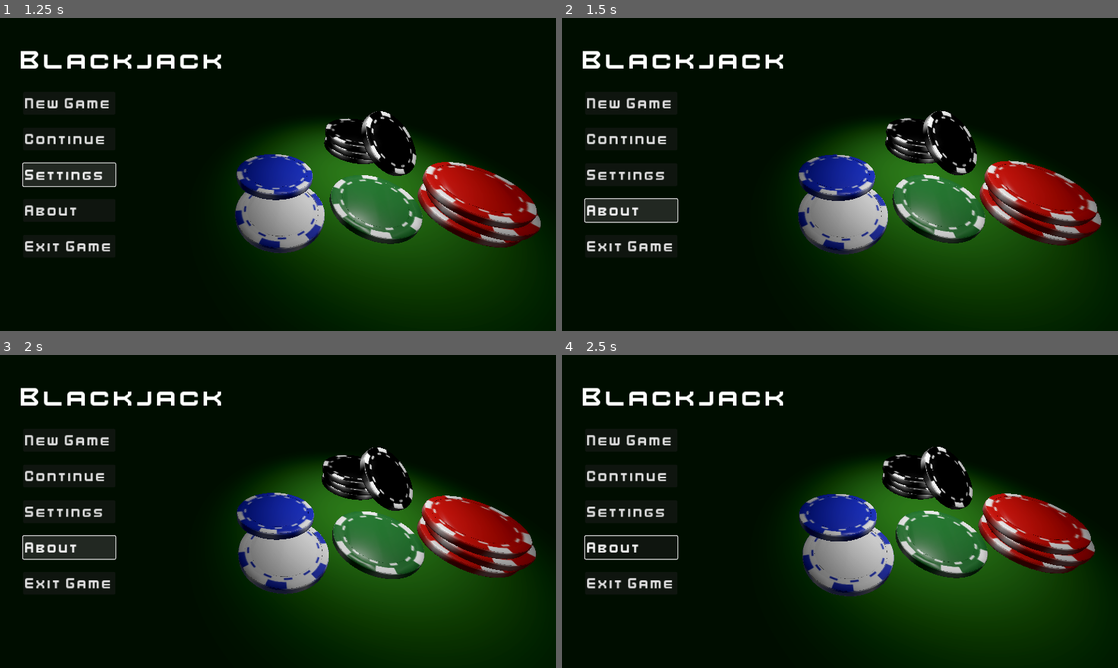
Above: before the commit, frames 1-4 (two rows, left to right).
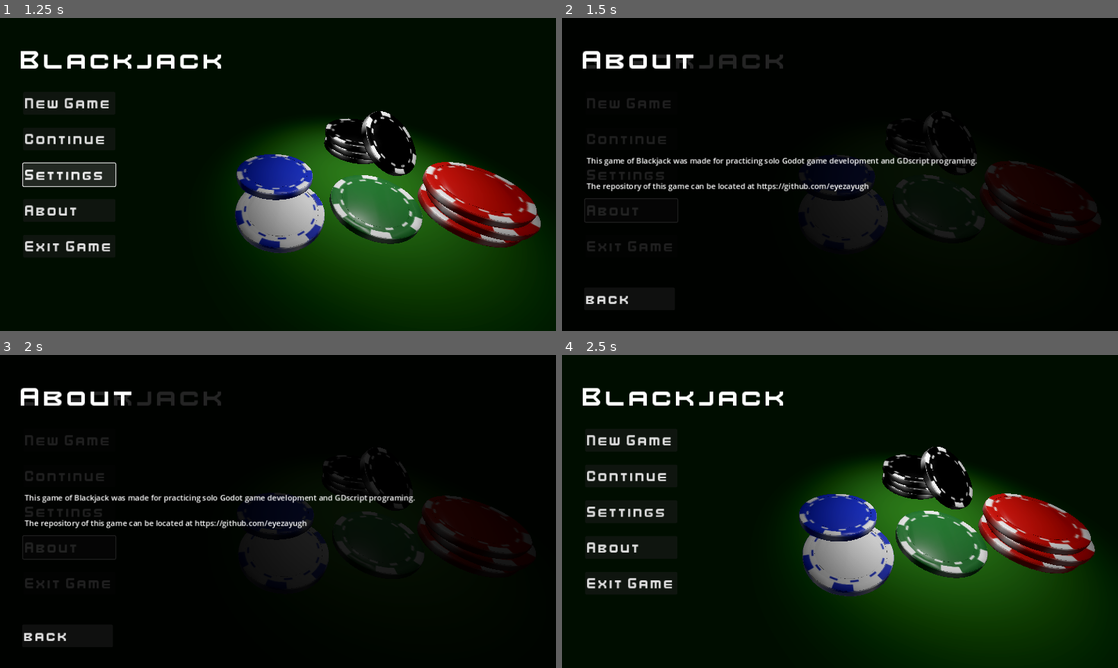
Above: after the commit, the same moments.

Repository: eyezayugh/blackjack_godot
Game: Godot game, scene res://Scene/menu/main_menu.tscn
Two runs of this game, one before a commit and one after it. Both use one fixed random seed, a clock stepped at 60 frames per second and the inputs below.
Inputs (mouse positions are in pixels of both pictures, inside the frame that each line leads up to):
- Up to frame 1 (1.25 s): click "Settings" at 0.5 s
- Up to frame 2 (1.5 s): click "About" at 1.25 s
- Up to frame 3 (2 s): no input
- Up to frame 4 (2.5 s): click (628, 636) at 2 s, where only the run after the commit has a clickable "back"

Frame 1 is identical in both runs. In frame 2, 34% of the frame differs, in the area x 3-100%, y 10-100%; in frame 3, 34%; in frame 4, 0.2%.

Commit message:
About menu done

Diff:
--- a/BlackJack - Game/Scene/menu/main_menu.tscn
+++ b/BlackJack - Game/Scene/menu/main_menu.tscn
@@ -6,6 +6,7 @@
 [ext_resource type="PackedScene" uid="uid://c4ocj6oguwkci" path="res://BlackJack - Assests/Models/chips_fixed/white_blue.tscn" id="3_71ogv"]
 [ext_resource type="PackedScene" uid="uid://cu0v6tvjahx75" path="res://BlackJack - Assests/Models/chips_fixed/blue.tscn" id="4_atuus"]
 [ext_resource type="PackedScene" uid="uid://m3ywrg7v57gt" path="res://BlackJack - Assests/Models/chips_fixed/green.tscn" id="5_tuwg3"]
+[ext_resource type="Script" path="res://scripts/menu/main_menu.gd" id="7_h6264"]
 [ext_resource type="FontFile" uid="uid://devdd0f5qoav5" path="res://BlackJack - Assests/UI/fonts/kenvector_future2.ttf" id="7_r5sfg"]
 [ext_resource type="FontFile" uid="uid://ftqraqhodivh" path="res://BlackJack - Assests/UI/fonts/kenvector_future_thin2.ttf" id="8_jhgyk"]
 
@@ -81,15 +82,16 @@
 [node name="Camera3D" type="Camera3D" parent="."]
 transform = Transform3D(0.952948, -0.200657, 0.227215, 0.0135631, 0.777028, 0.62932, -0.30283, -0.596628, 0.743188, -1.616, 3.998, 3.676)
 
-[node name="Control" type="Control" parent="Camera3D"]
+[node name="main_menu_ui" type="Control" parent="Camera3D"]
 layout_mode = 3
 anchors_preset = 15
 anchor_right = 1.0
 anchor_bottom = 1.0
 grow_horizontal = 2
 grow_vertical = 2
-
-[node name="Title" type="Label" parent="Camera3D/Control"]
+script = ExtResource("7_h6264")
+
+[node name="Title" type="Label" parent="Camera3D/main_menu_ui"]
 layout_mode = 1
 offset_left = 43.0
 offset_top = 54.0
@@ -99,7 +101,7 @@
 theme_override_font_sizes/font_size = 58
 text = "Blackjack"
 
-[node name="VBoxContainer" type="VBoxContainer" parent="Camera3D/Control"]
+[node name="main_menu_buttons" type="VBoxContainer" parent="Camera3D/main_menu_ui"]
 layout_mode = 1
 anchors_preset = 4
 anchor_top = 0.5
@@ -111,37 +113,93 @@
 grow_vertical = 2
 theme_override_constants/separation = 27
 
-[node name="new_game_button" type="Button" parent="Camera3D/Control/VBoxContainer"]
+[node name="new_game_button" type="Button" parent="Camera3D/main_menu_ui/main_menu_buttons"]
 layout_mode = 2
 theme_override_fonts/font = ExtResource("8_jhgyk")
 theme_override_font_sizes/font_size = 33
 text = "New Game"
 alignment = 0
 
-[node name="continue_button" type="Button" parent="Camera3D/Control/VBoxContainer"]
+[node name="continue_button" type="Button" parent="Camera3D/main_menu_ui/main_menu_buttons"]
 layout_mode = 2
 theme_override_fonts/font = ExtResource("8_jhgyk")
 theme_override_font_sizes/font_size = 33
 text = "Continue"
 alignment = 0
 
-[node name="settings_button" type="Button" parent="Camera3D/Control/VBoxContainer"]
+[node name="settings_button" type="Button" parent="Camera3D/main_menu_ui/main_menu_buttons"]
 layout_mode = 2
 theme_override_fonts/font = ExtResource("8_jhgyk")
 theme_override_font_sizes/font_size = 33
 text = "Settings"
 alignment = 0
 
-[node name="about_button" type="Button" parent="Camera3D/Control/VBoxContainer"]
+[node name="about_button" type="Button" parent="Camera3D/main_menu_ui/main_menu_buttons"]
 layout_mode = 2
 theme_override_fonts/font = ExtResource("8_jhgyk")
 theme_override_font_sizes/font_size = 33
 text = "About"
 alignment = 0
 
-[node name="exit_button" type="Button" parent="Camera3D/Control/VBoxContainer"]
+[node name="exit_button" type="Button" parent="Camera3D/main_menu_ui/main_menu_buttons"]
 layout_mode = 2
 theme_override_fonts/font = ExtResource("8_jhgyk")
 theme_override_font_sizes/font_size = 33
 text = "Exit Game"
 alignment = 0
+
+[node name="about_popup" type="ColorRect" parent="Camera3D/main_menu_ui"]
+visible = false
+layout_mode = 1
+anchors_preset = 15
+anchor_right = 1.0
+anchor_bottom = 1.0
+grow_horizontal = 2
+grow_vertical = 2
+color = Color(0, 0, 0, 0.858824)
+
+[node name="Title2" type="Label" parent="Camera3D/main_menu_ui/about_popup"]
+layout_mode = 1
+offset_left = 43.0
+offset_top = 54.0
+offset_right = 468.0
+offset_bottom = 120.0
+theme_override_fonts/font = ExtResource("7_r5sfg")
+theme_override_font_sizes/font_size = 58
+text = "About"
+
+[node name="Label" type="Label" parent="Camera3D/main_menu_ui/about_popup"]
+layout_mode = 1
+anchors_preset = 4
+anchor_top = 0.5
+anchor_bottom = 0.5
+offset_left = 51.0
+offset_top = -13.0
+offset_right = 91.0
+offset_bottom = 10.0
+grow_vertical = 2
+text = "This game of Blackjack was made for practicing solo Godot game development and GDscript programing.
+
+The repository of this game can be located at https://github.com/eyezayugh"
+
+[node name="about_back_button" type="Button" parent="Camera3D/main_menu_ui/about_popup"]
+layout_mode = 1
+anchors_preset = 2
+anchor_top = 1.0
+anchor_bottom = 1.0
+offset_left = 46.0
+offset_top = -89.0
+offset_right = 234.0
+offset_bottom = -43.0
+grow_vertical = 0
+theme_override_fonts/font = ExtResource("8_jhgyk")
+theme_override_font_sizes/font_size = 33
+text = "back"
+alignment = 0
+
+[connection signal="pressed" from="Camera3D/main_menu_ui/main_menu_buttons/new_game_button" to="Camera3D/main_menu_ui" method="_on_new_game_button_pressed"]
+[connection signal="pressed" from="Camera3D/main_menu_ui/main_menu_buttons/continue_button" to="Camera3D/main_menu_ui" method="_on_continue_button_pressed"]
+[connection signal="pressed" from="Camera3D/main_menu_ui/main_menu_buttons/settings_button" to="Camera3D/main_menu_ui" method="_on_settings_button_pressed"]
+[connection signal="pressed" from="Camera3D/main_menu_ui/main_menu_buttons/about_button" to="Camera3D/main_menu_ui" method="_on_about_button_pressed"]
+[connection signal="pressed" from="Camera3D/main_menu_ui/main_menu_buttons/exit_button" to="Camera3D/main_menu_ui" method="_on_exit_button_pressed"]
+[connection signal="pressed" from="Camera3D/main_menu_ui/about_popup/about_back_button" to="Camera3D/main_menu_ui" method="_on_about_back_button_pressed"]
--- /dev/null
+++ b/BlackJack - Game/scripts/menu/main_menu.gd
@@ -0,0 +1,35 @@
+extends Control
+
+
+# Called when the node enters the scene tree for the first time.
+func _ready():
+	pass # Replace with function body.
+
+
+# Called every frame. 'delta' is the elapsed time since the previous frame.
+func _process(delta):
+	pass
+
+
+func _on_new_game_button_pressed():
+	pass # Replace with function body.
+
+
+func _on_continue_button_pressed():
+	pass # Replace with function body.
+
+
+func _on_settings_button_pressed():
+	pass # Replace with function body.
+
+
+func _on_about_button_pressed():
+	$about_popup.show()
+
+
+func _on_exit_button_pressed():
+	get_tree().quit()
+
+
+func _on_about_back_button_pressed():
+	$about_popup.hide()
Not shown: 1 places in BlackJack - Game/Scene/menu/main_menu.tscn that only renumber resources
Not shown, changed: BlackJack - Assests/textures/.DS_Store
